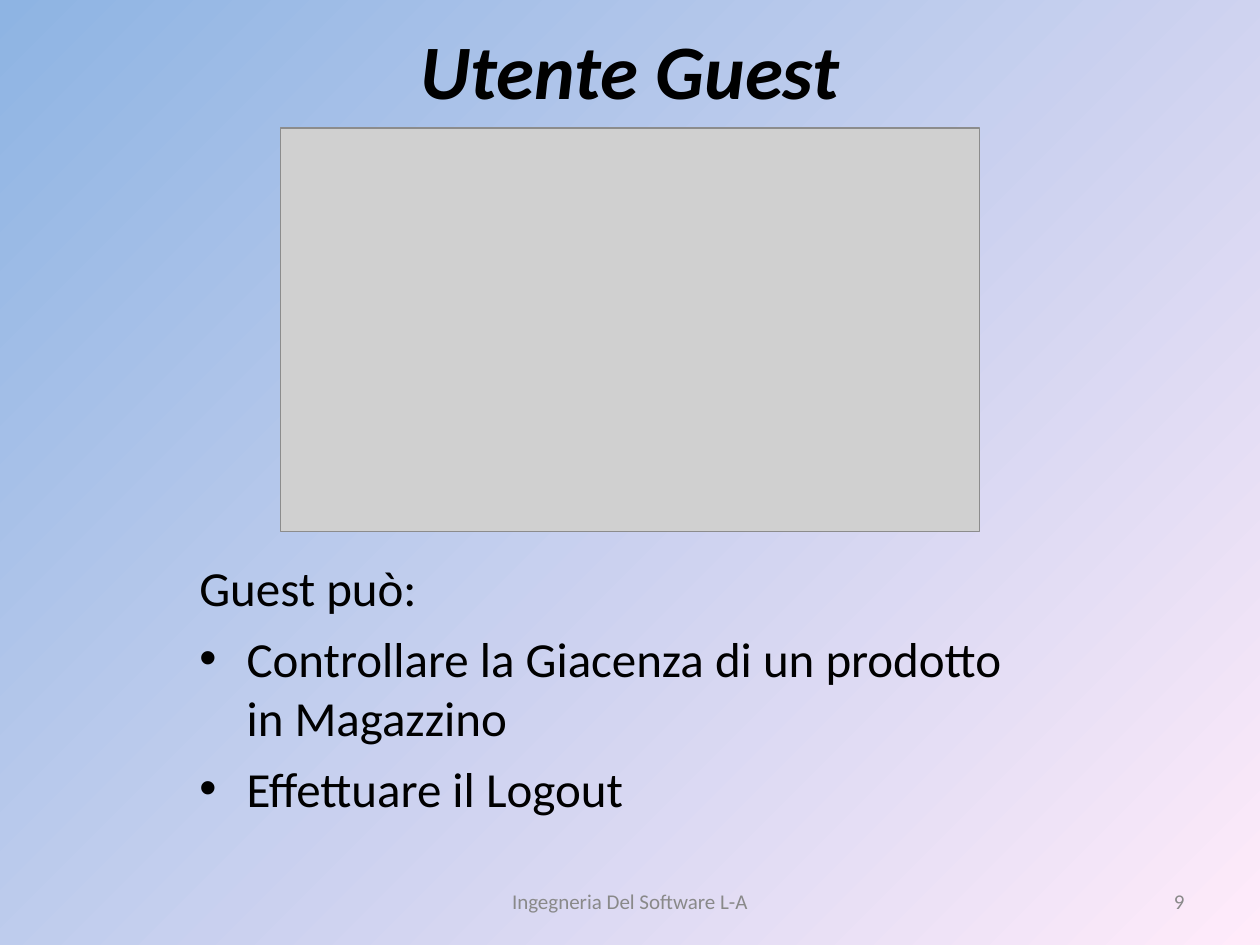
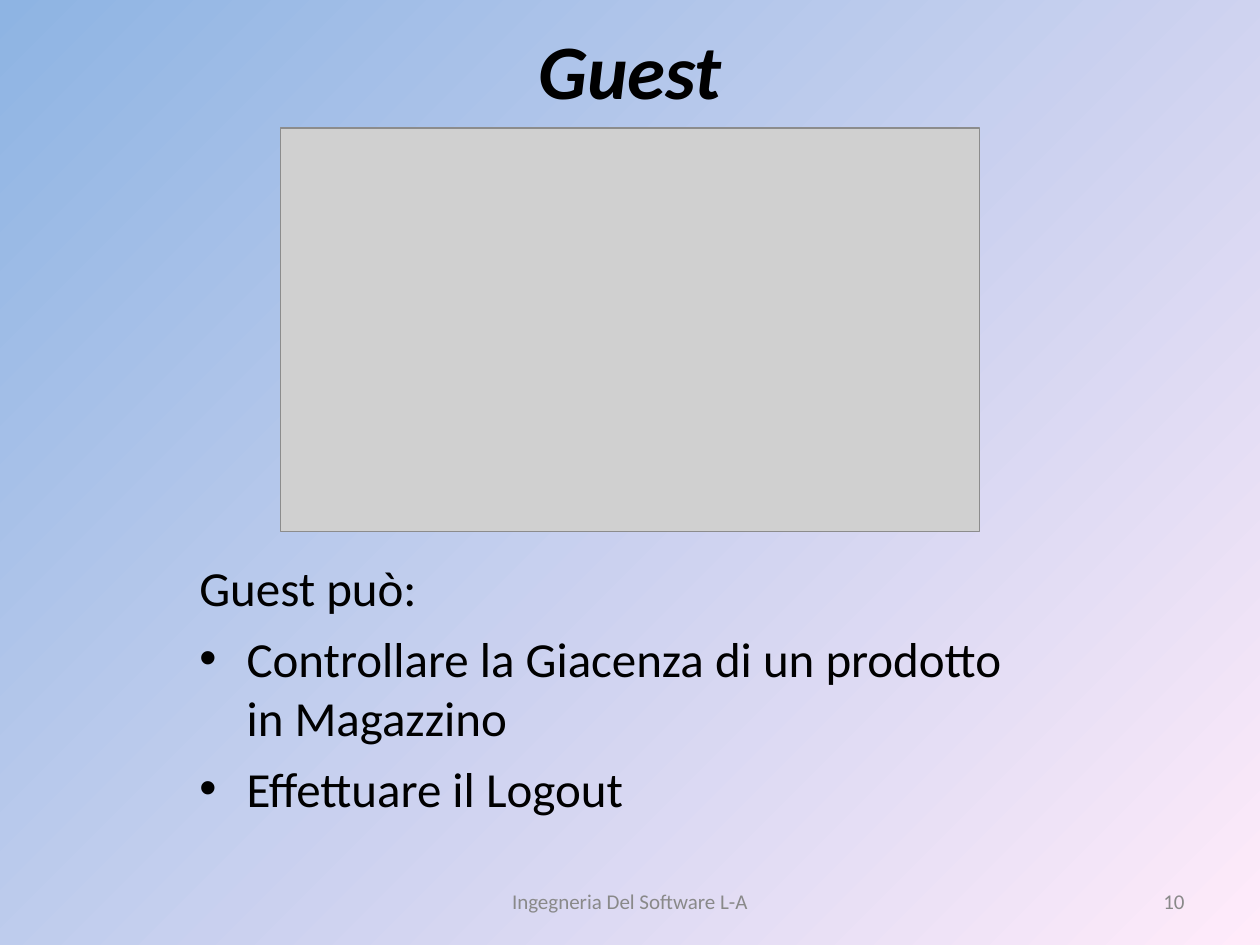
Before and after one commit to liannario/ingsoftbo, a slide deck: slide 10 of ViaggiateSicuri.ppt (slide 9 before the commit). Drawn at 1260x945 pixels with LibreOffice and Linux fonts; fonts in the diff are those of the drawing; grey boxes stand for pictures. Boxes give left, top, right and bottom in pixels: in the first picture for what was removed or moved away, otherwise in the second. Text is boxed around its words. In the diff, an @@ line names an element or a change of style, - is before the commit and + after.

```diff
--- a/ViaggiateSicuri.ppt
+++ b/ViaggiateSicuri.ppt
@@ title at (538,48,721,100): text changed @@
-Utente Guest
+Guest
@@ page number at (1163,895,1184,909): text changed @@
-9
+10
```
Also in this commit, not shown: 3 other slides changed, 2 slides removed.
